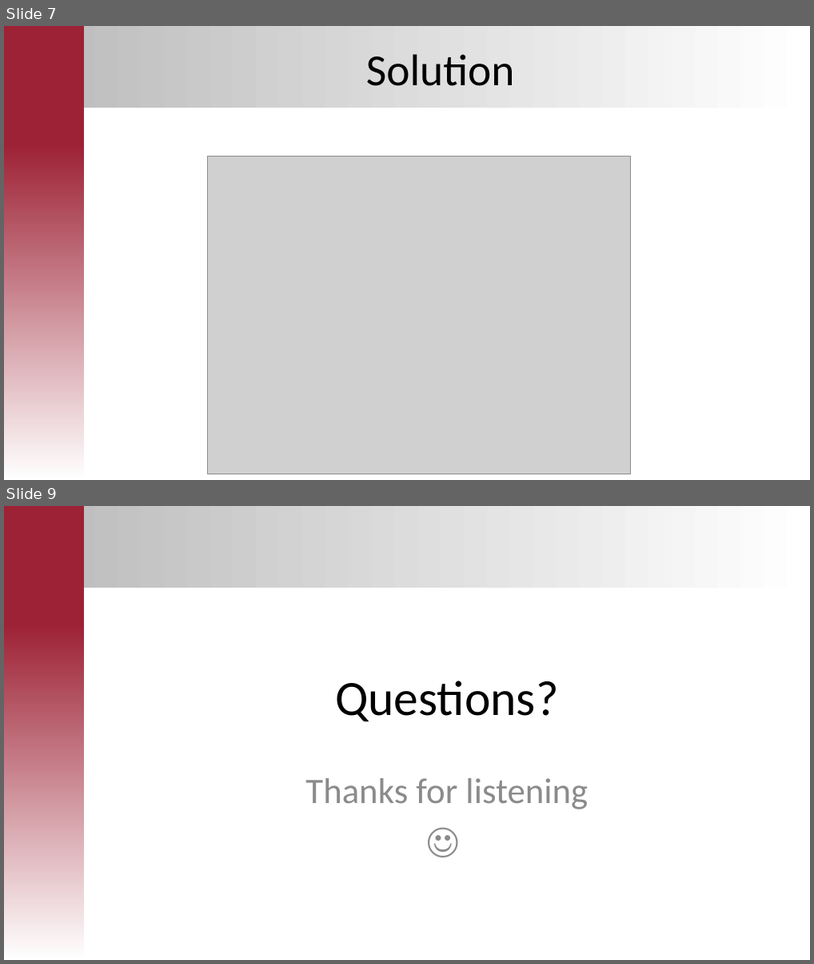
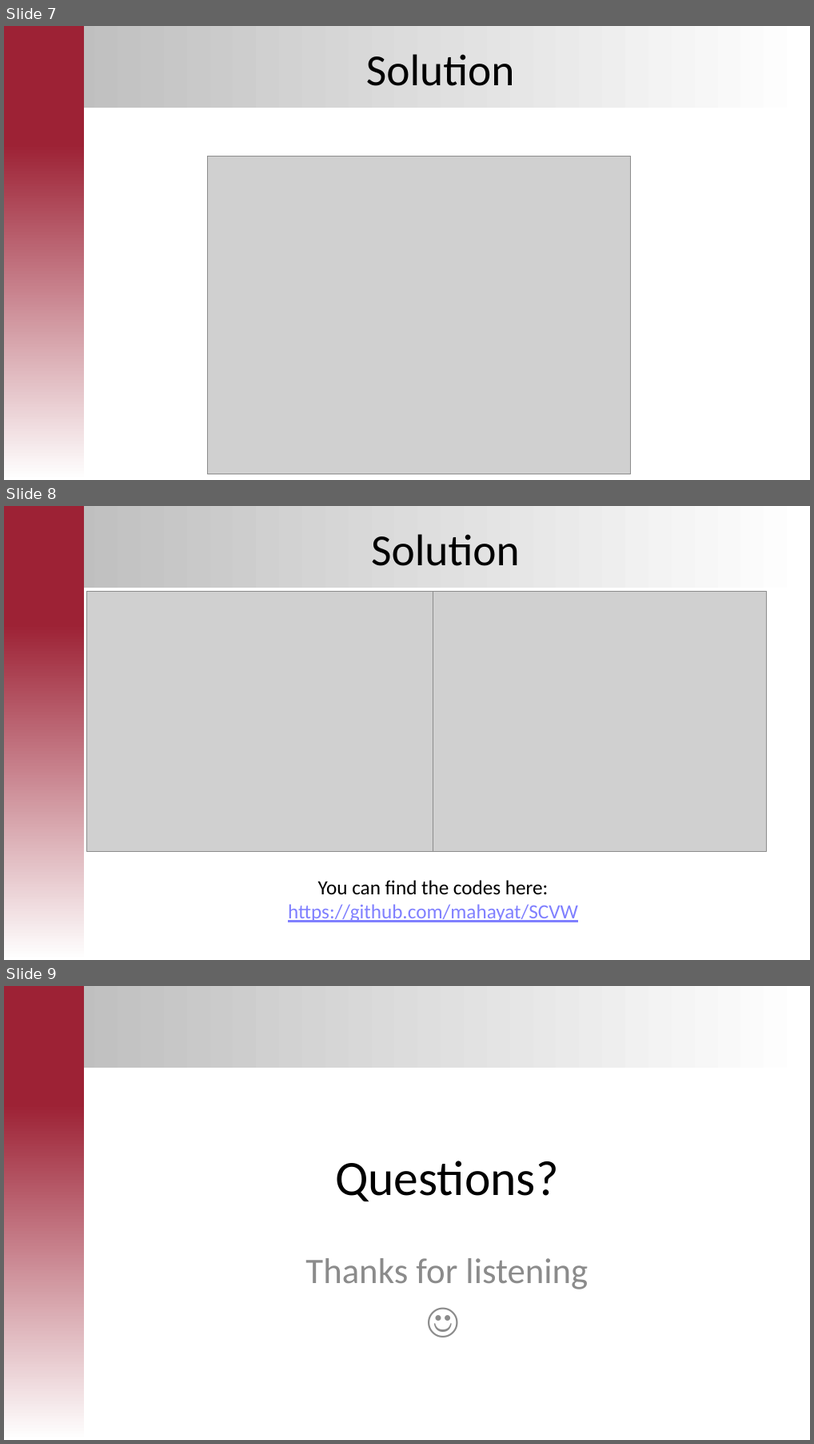
Before and after one commit to mahayat/SCVW, a slide deck: mahayat_presentation.pptx. Shown one above the other, each under a label of ours: slides 7 and 9 before the commit, slides 7, 8 and 9 after it; the slides between them are not shown. The pictures are 814x964 and 814x1444 pixels, drawn with LibreOffice and Linux fonts; fonts in the diff are those of the drawing; grey boxes stand for pictures; background and template pictures are left out. Boxes give left, top, right and bottom in pixels: in the first picture for what was removed or moved away, otherwise in the second. Text is boxed around its words. In the diff, an @@ line names an element or a change of style, - is before the commit and + after.

```diff
--- a/mahayat_presentation.pptx
+++ b/mahayat_presentation.pptx
@@ slide 8 added at [4,506,810,960], background #FFFFFF; not listed: 2 template elements that a slide beside it also shows @@
@@ title added at [371,534,520,566], 39.6 pt, text #000000 @@
+Solution
@@ picture added at [86,591,433,851] @@
@@ picture added at [420,591,767,851] @@
@@ text added at [288,880,578,922], 18 pt, text #8080FF, underline @@
+You can find the codes here:
+https://github.com/mahayat/SCVW
```
Also in this commit, not shown: 1 slide changed, 1 slide removed.
